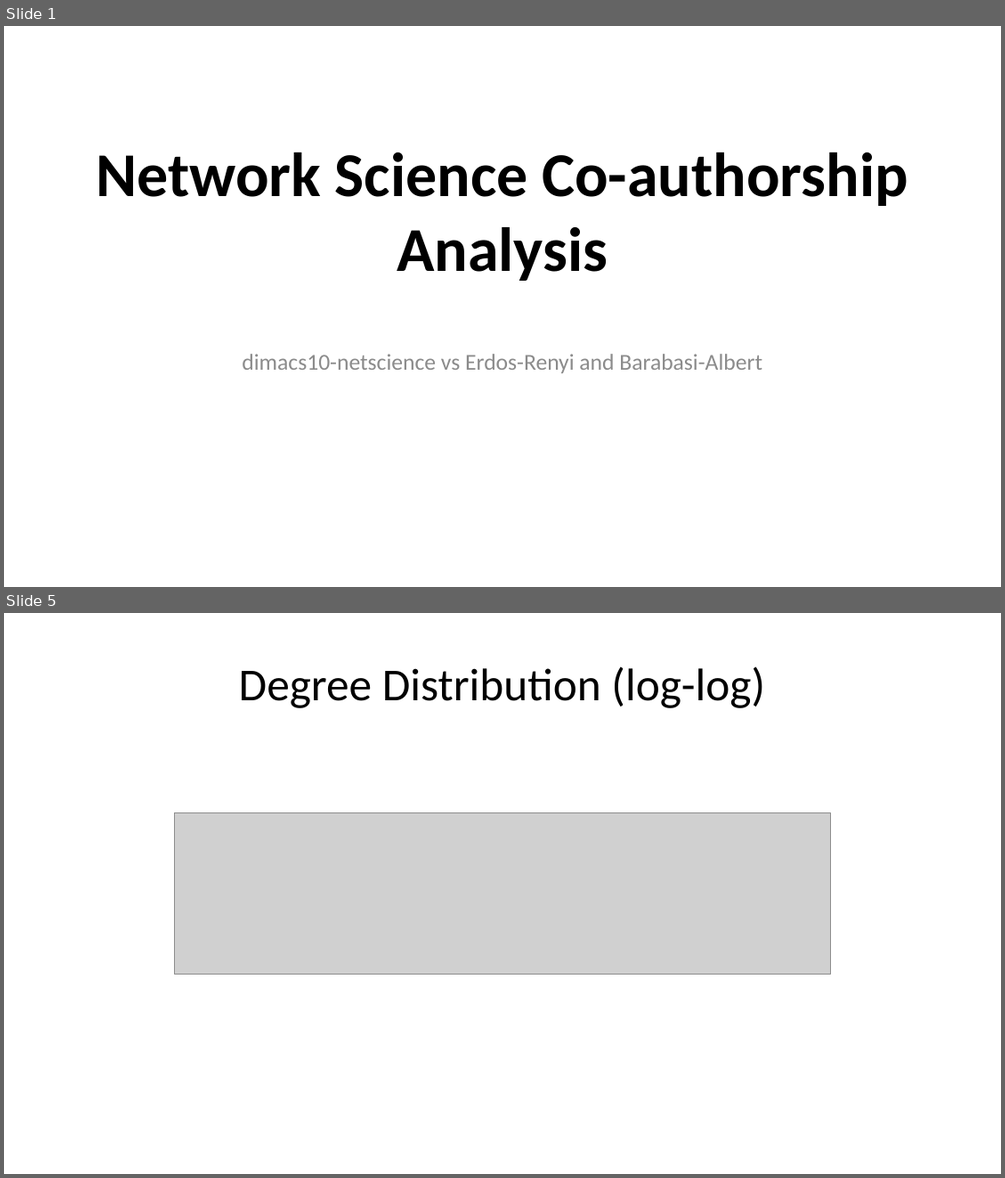
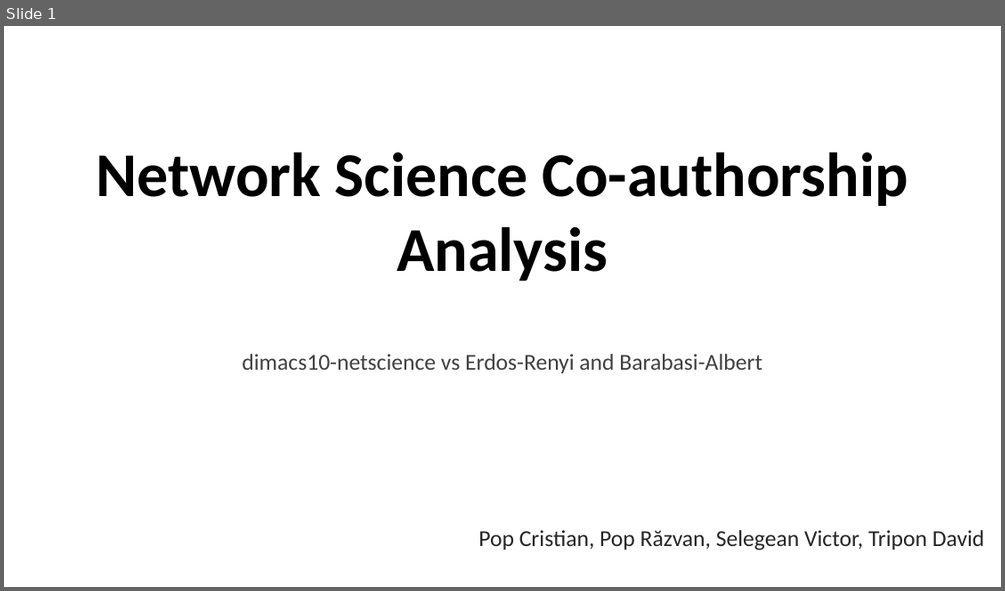
Before and after one commit to cristi-an-pop/graphs, a slide deck: NetworkScience_Presentation.pptx. Shown one above the other, each under a label of ours: slides 1 and 5 before the commit, slide 1 after it; the slides between them are not shown. The pictures are 1005x1178 and 1005x591 pixels, drawn with LibreOffice and Linux fonts; fonts in the diff are those of the drawing; grey boxes stand for pictures. Boxes give left, top, right and bottom in pixels: in the first picture for what was removed or moved away, otherwise in the second. Text is boxed around its words. In the diff, an @@ line names an element or a change of style, - is before the commit and + after.

```diff
--- a/NetworkScience_Presentation.pptx
+++ b/NetworkScience_Presentation.pptx
@@ slide 5 removed at (4, 613, 1001, 1174), background #FFFFFF @@
@@ title removed at (239, 666, 765, 708) @@
-Degree Distribution (log-log)
@@ picture removed at (175, 812, 831, 973) @@
@@ slide 1 changed as well @@
@@ subtitle "dimacs10-netscience vs Erdos-Renyi and Barabasi-Albert" at (242, 354, 762, 373): text colour #8C8C8C to #404040 @@
@@ text added at (478, 530, 985, 550), 22 pt, text #262626 @@
+Pop Cristian, Pop Răzvan, Selegean Victor, Tripon David
```
Also in this commit, not shown: 7 other slides changed, 1 slide added, 5 other slides removed.
